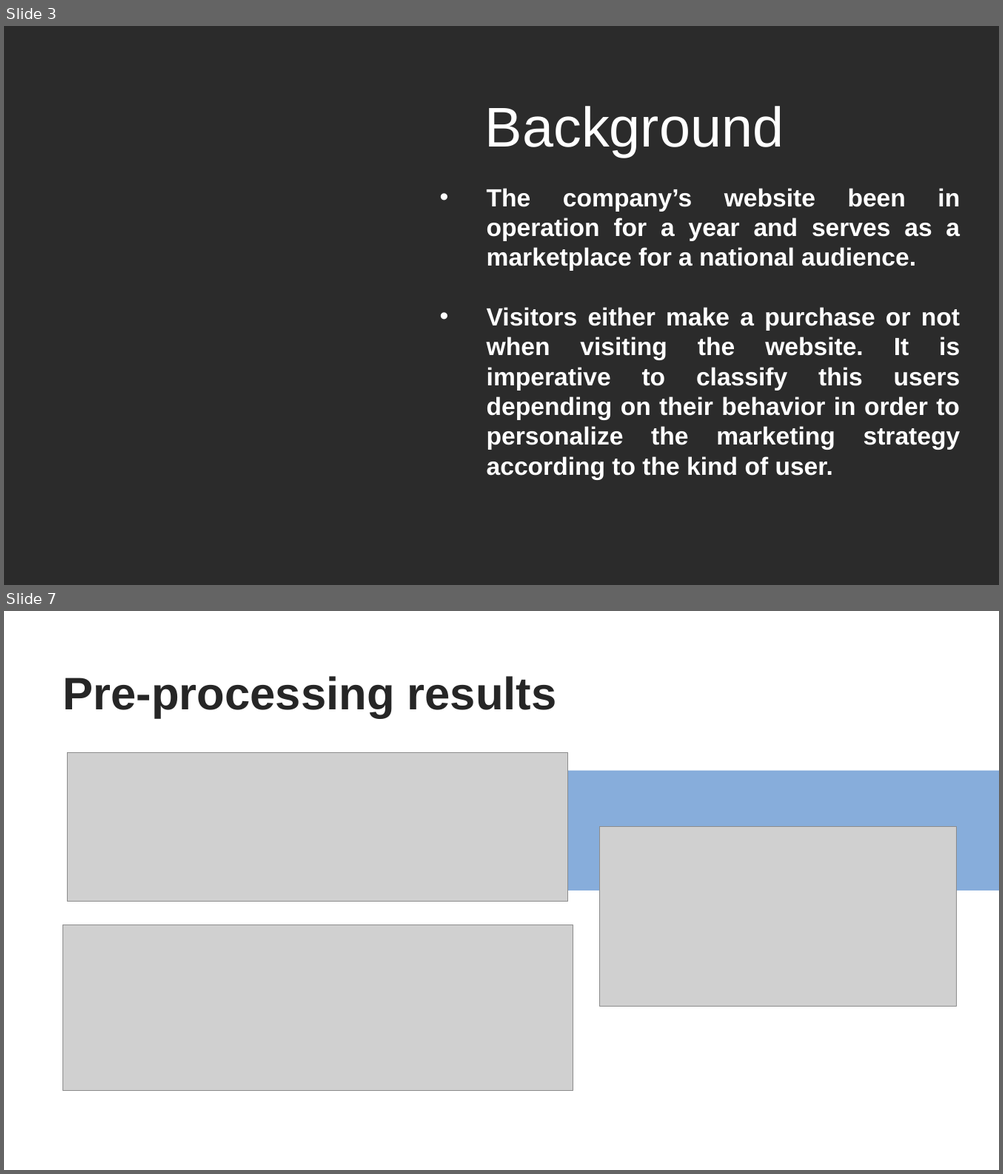
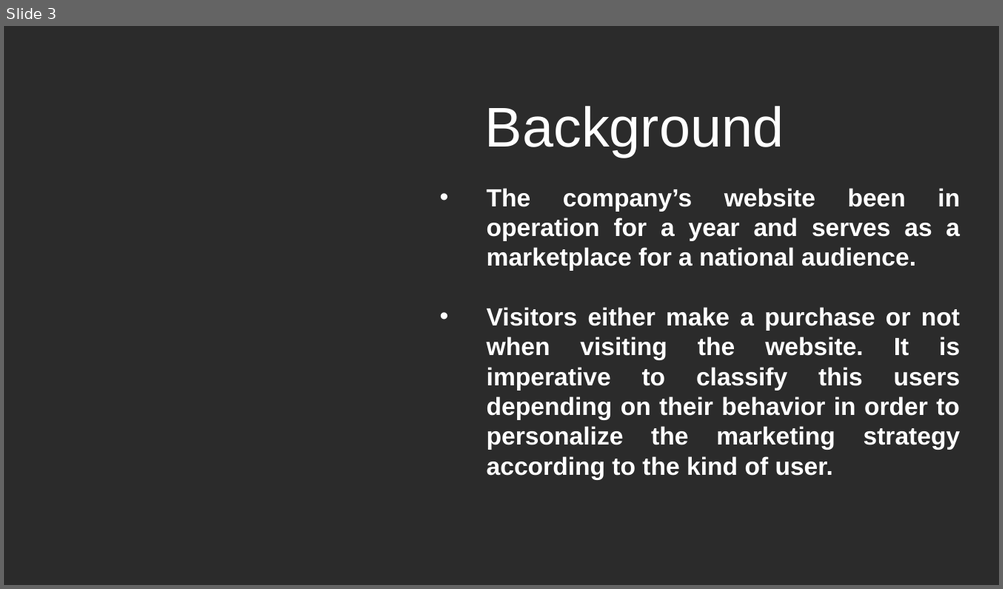
Before and after one commit to a123priya/dsc-mod-5-project-online-ds-pt-021119, a slide deck: presentation.pptx. Shown one above the other, each under a label of ours: slides 3 and 7 before the commit, slide 3 after it; the slides between them are not shown. The pictures are 1003x1174 and 1003x589 pixels, drawn with LibreOffice and Linux fonts; fonts in the diff are those of the drawing; grey boxes stand for pictures; background and template pictures are left out; a plain dark background stands for a picture behind light text. Boxes give left, top, right and bottom in pixels: in the first picture for what was removed or moved away, otherwise in the second. Text is boxed around its words. In the diff, an @@ line names an element or a change of style, - is before the commit and + after.

```diff
--- a/presentation.pptx
+++ b/presentation.pptx
@@ slide 7 removed at (4, 611, 999, 1170), background #FFFFFF @@
@@ text removed at (63, 676, 557, 718) @@
-Pre-processing results
@@ picture removed at (68, 753, 568, 902) @@
@@ rectangle removed at (480, 771, 999, 891) @@
@@ picture removed at (600, 827, 957, 1006) @@
@@ picture removed at (63, 925, 572, 1091) @@
```
Also in this commit, not shown: 4 slides changed, 6 slides added, 4 other slides removed, 4 other files.
